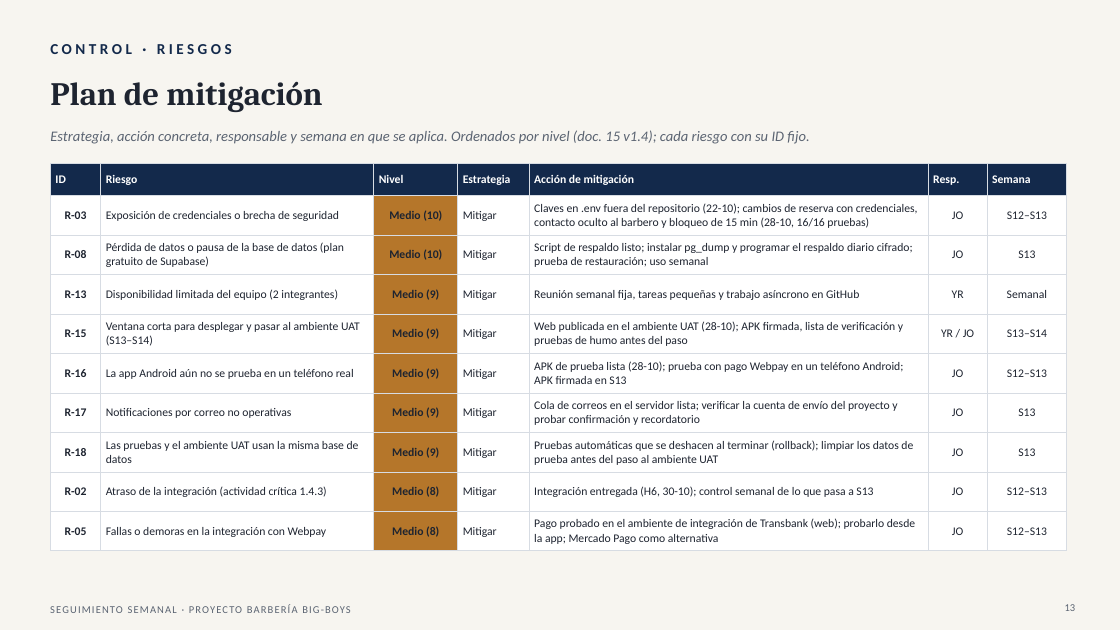
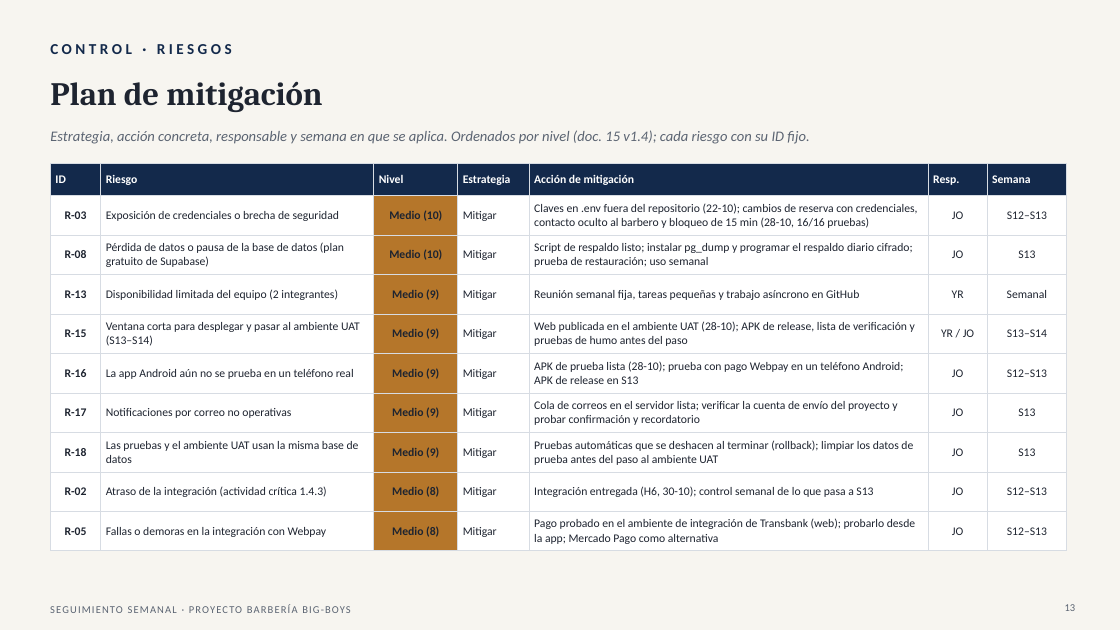
Before and after one commit to Yerko-Rosales/Proyecto_Barberia, a slide deck: slide 13 of Fase 2/Seguimiento semanal/Seguimiento_Roadmap_Proyecto_Barberia_30-10.pptx. Drawn at 1120x630 pixels with LibreOffice and Linux fonts; fonts in the diff are those of the drawing. Boxes give left, top, right and bottom in pixels: in the first picture for what was removed or moved away, otherwise in the second. Text is boxed around its words. In the diff, an @@ line names an element or a change of style, - is before the commit and + after.

Commit message:
Seguimiento al 30-10: «APK de release» en lugar de «APK firmada», diagramas en StarUML y temas abiertos actualizados

```diff
--- a/Fase 2/Seguimiento semanal/Seguimiento_Roadmap_Proyecto_Barberia_30-10.pptx
+++ b/Fase 2/Seguimiento semanal/Seguimiento_Roadmap_Proyecto_Barberia_30-10.pptx
@@ table at (50, 164, 1067, 551) @@
-row 5, column 5: Web publicada en el ambiente UAT (28-10); APK firmada, lista de verificación y pruebas de humo antes del paso
+row 5, column 5: Web publicada en el ambiente UAT (28-10); APK de release, lista de verificación y pruebas de humo antes del paso
-row 6, column 5: APK de prueba lista (28-10); prueba con pago Webpay en un teléfono Android; APK firmada en S13
+row 6, column 5: APK de prueba lista (28-10); prueba con pago Webpay en un teléfono Android; APK de release en S13
```
Also in this commit, not shown: 6 other slides changed, 1 other file.
